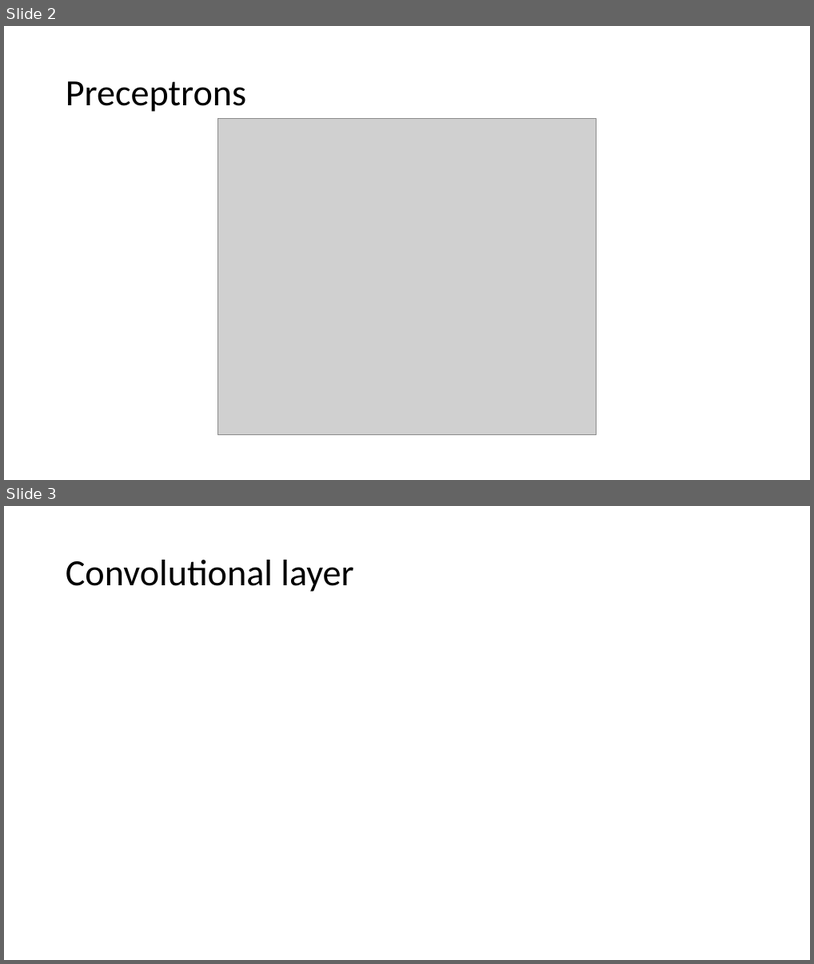
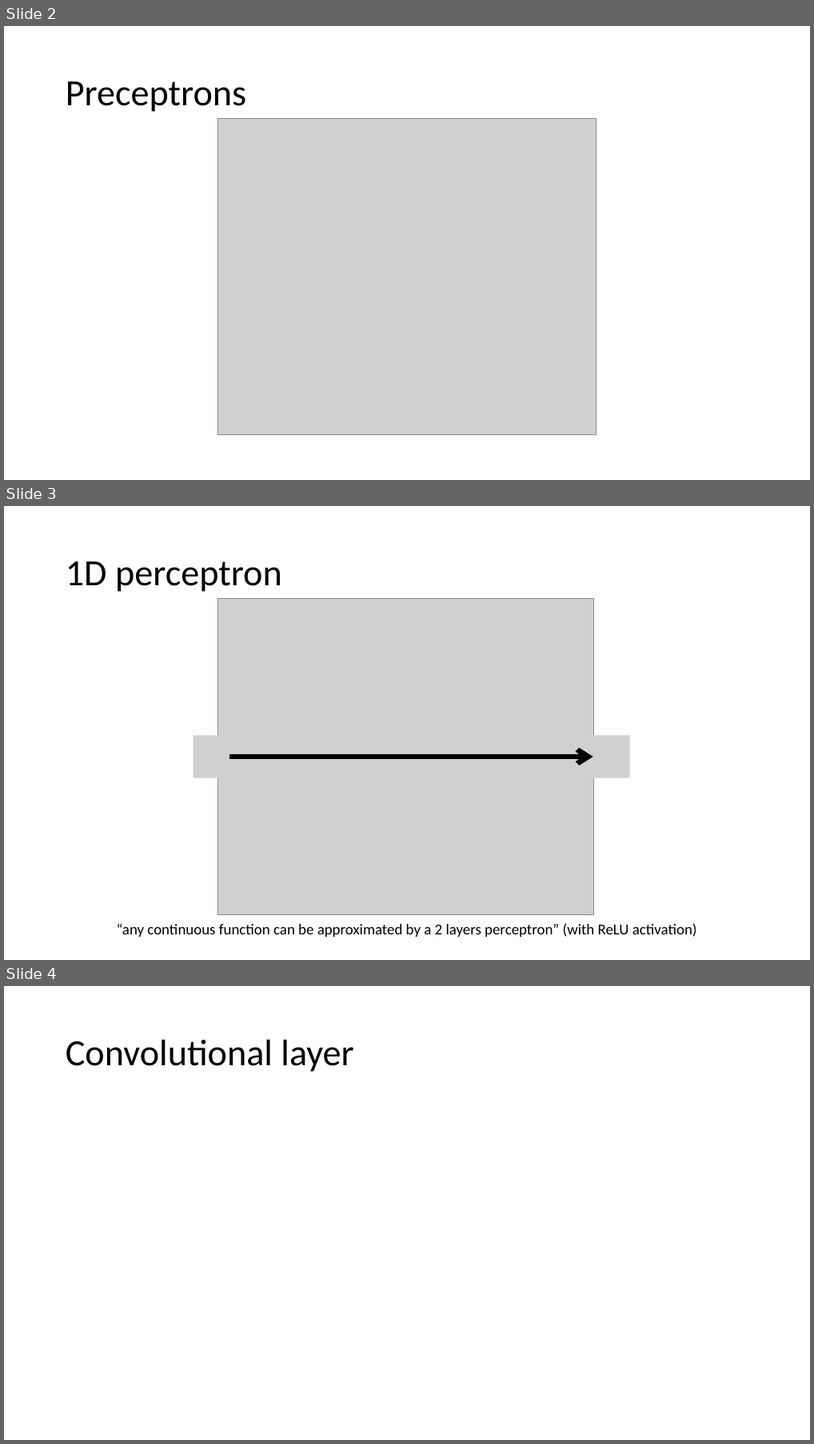
Before and after one commit to MICS-Lab/DeepLearningCourse, a slide deck: Slides_4.pptx. Shown one above the other, each under a label of ours: slides 2 and 3 before the commit, slides 2, 3 and 4 after it. The pictures are 814x964 and 814x1444 pixels, drawn with LibreOffice and Linux fonts; fonts in the diff are those of the drawing; grey boxes stand for pictures. Boxes give left, top, right and bottom in pixels: in the first picture for what was removed or moved away, otherwise in the second. Text is boxed around its words. In the diff, an @@ line names an element or a change of style, - is before the commit and + after.

Commit message:
preceptron 1D

```diff
--- a/Slides_4.pptx
+++ b/Slides_4.pptx
@@ slide 3 added at (4, 506, 810, 960), background #FFFFFF @@
@@ title added at (66, 561, 282, 592), 44 pt, text #000000 @@
+1D perceptron
@@ picture added at (218, 599, 594, 914) @@
@@ picture added at (194, 736, 230, 778) @@
@@ picture added at (594, 736, 630, 778) @@
@@ arrow added from (230, 756) to (594, 756), #000000 6 pt @@
@@ text added at (117, 923, 698, 936), 18 pt, text #000000 @@
+“any continuous function can be approximated by a 2 layers perceptron” (with ReLU activation)
@@ what was slide 3 is now slide 4 @@
```
